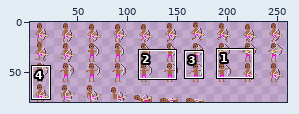
One commit to this sprite sheet: Assets/Sprites/Units/Archer/Archer.png. Above, an overview of the earlier version with the close-up marked.
Close-up. As it was:
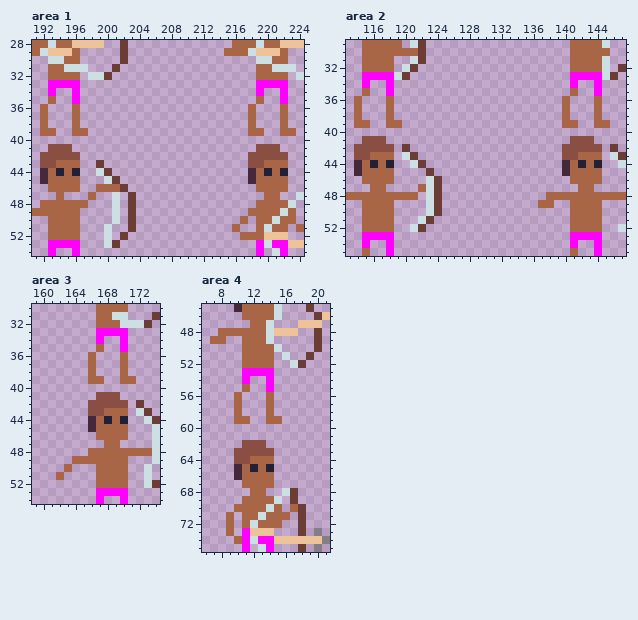
The file is 260x80 pixels. Shown: area 1: x 191..224, y 28..54; area 2: x 113..147, y 29..55; area 3: x 159..174, y 30..54; area 4: x 6..21, y 45..75. The wide view leaves out empty margins. The commit also changed other parts of the picture, which this record leaves out.
After:
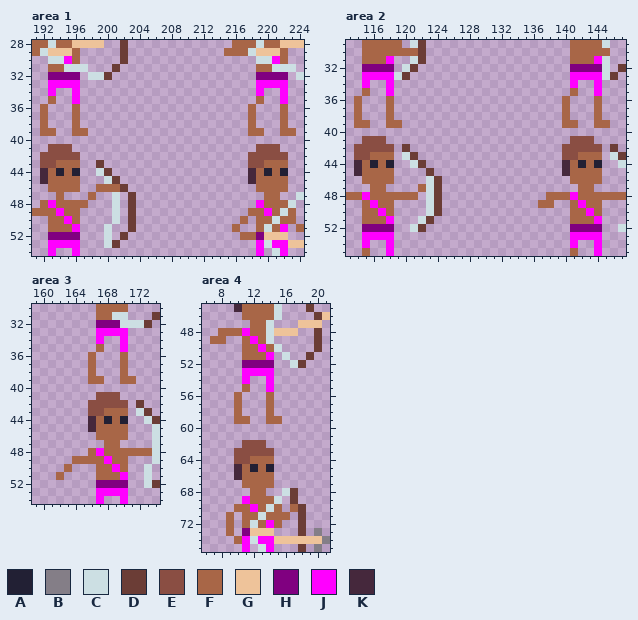
Palette (. is transparent): A #222034  B #847e87  C #ccdfe3  D #6b3d36  E #8a4e43  F #a86647  G #eec39a  H #800080  J #ff00ff  K #45283c
The edit:
--- area 1
@@ x 191..224 @@
 29 FCGGGF.....D............FFFCGGGF..
-30 ..CCFF.....D................CCFF..
+30 ..CCJF.....D................CCJF..
 31 ..FFCCC...D.................FFCCC.
-32 ..FFFF.CCD..................FFFF.C
+32 ..HHHH.CCD..................HHHH.C
 33 ..JJJJ......................JJJJ..
@@ x 191..224 @@
 47 ...F...F..C.D................FF..C
-48 .FFFFFF...C.D...............FFFFC.
-49 FFFFFF....C.D..............FFFFCF.
-50 ..FFFF....C.D.............F.FFCFF.
-51 ..FFFF...C..D............F..FCFF.F
-52 ..FFFF...C.D..............FFFGGG..
+48 .FJFFFF...C.D...............JFFFC.
+49 FFFJFF....C.D..............FFJFCF.
+50 ..FFJF....C.D.............F.FFCFF.
+51 ..FFFJ...C..D............F..FCFJ.F
+52 ..HHHH...C.D..............FFHGGG..
 53 ..JJJJ...CD.................JCJJGG
--- area 2
@@ x 113..147 @@
 30 ..FFFFFFFD..................FFFFF..
-31 ..FFFF..CD..................FFFFC..
-32 ..FFFF.CD...................FFFFC.D
+31 ..FFFJ..CD..................FFFJC..
+32 ..HHHH.CD...................HHHHC.D
 33 ..JJJJCD....................JJJJCD.
@@ x 113..147 @@
 47 ...FF....FCD.................FF....
-48 FFFFFFFFF.CD.............FFFFFFFFFF
-49 ..FFFF....CD............FF..FFFF...
-50 ..FFFF....CD................FFFF...
-51 ..FFFF...CD.................FFFF...
-52 ..FFFF..CD..................FFFF..C
+48 FFJFFFFFF.CD.............FFFJFFFFFF
+49 ..FJFF....CD............FF..FJFF...
+50 ..FFJF....CD................FFJF...
+51 ..FFFJ...CD.................FFFJ...
+52 ..HHHH..CD..................HHHH..C
 53 ..JJJJ......................JJJJ...
--- area 3
@@ x 165..171 @@
 31 ..FFCC.
-32 ..FFFCC
+32 ..HHHCC
 33 ..JJJJ.
@@ x 165..172 @@
 47 ...FF...
-48 .FFFFFFF
-49 FFFFFF..
-50 ..FFFF..
-51 ..FFFF..
-52 ..FFFF..
+48 .FJFFFFF
+49 FFFJFF..
+50 ..FFJF..
+51 ..FFFJ..
+52 ..HHHH..
 53 ..JJJJ..
--- area 4
@@ x 9..16 @@
 47 ...FFC..
-48 FFFFFCGG
-49 ..FFFC..
-50 ..FFFFC.
-51 ..FFFF.C
-52 ..FFFF..
+48 FFJFFCGG
+49 ..FJFC..
+50 ..FFJFC.
+51 ..FFFJ.C
+52 ..HHHH..
 53 ..JJJJ..
@@ x 9..16 @@
 68 ...FF..C
-69 ..FFFFC.
-70 .FFFFCF.
+69 ..JFFFC.
+70 .FFJFCF.
 71 F.FFCFFF
-72 F.FCFFF.
-73 F.JGGG..
+72 F.FCFJF.
+73 F.HGGG..
 74 .FJCJJGG
